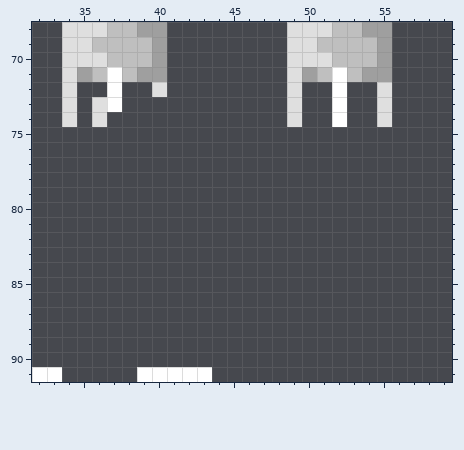
Two states of a pixel-art file, src/sprites.aseprite. The picture above is the old version.
60x165 pixels, 1 frame. Shown: x 32..59, y 68..91.
New version:
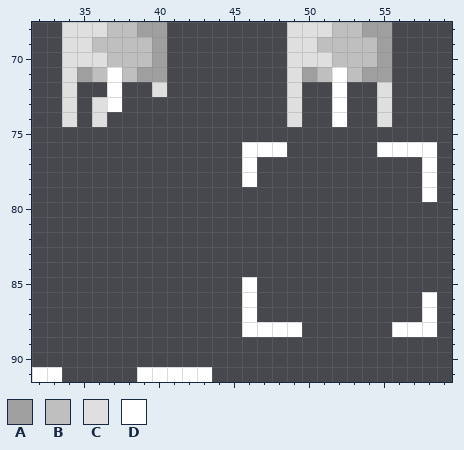
Palette (. is transparent): A #9f9f9f  B #bfbfbf  C #dfdfdf  D #ffffff
The exact change:
{"where": "layer \"Layer 1\""}
{"y":76,"x":46,"old":"...","new":"DDD"}
{"y":76,"x":55,"old":"....","new":"DDDD"}
{"y":77,"x":46,"old":".","new":"D"}
{"y":77,"x":58,"old":".","new":"D"}
{"y":78,"x":46,"old":".","new":"D"}
{"y":78,"x":58,"old":".","new":"D"}
{"y":79,"x":58,"old":".","new":"D"}
{"y":85,"x":46,"old":".","new":"D"}
{"y":86,"x":46,"old":".","new":"D"}
{"y":86,"x":58,"old":".","new":"D"}
{"y":87,"x":46,"old":".","new":"D"}
{"y":87,"x":58,"old":".","new":"D"}
{"y":88,"x":46,"old":"....","new":"DDDD"}
{"y":88,"x":56,"old":"...","new":"DDD"}
{"label":"added","picture_box":[242,142,287,187]}
{"label":"added","picture_box":[377,142,437,202]}
{"label":"added","picture_box":[242,277,302,337]}
{"label":"added","picture_box":[392,292,437,337]}
